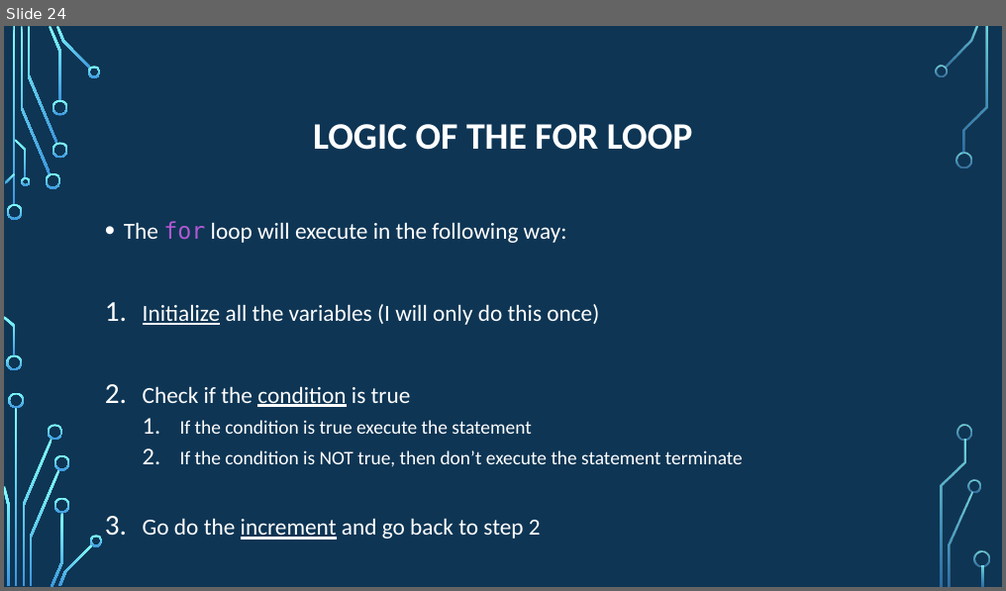
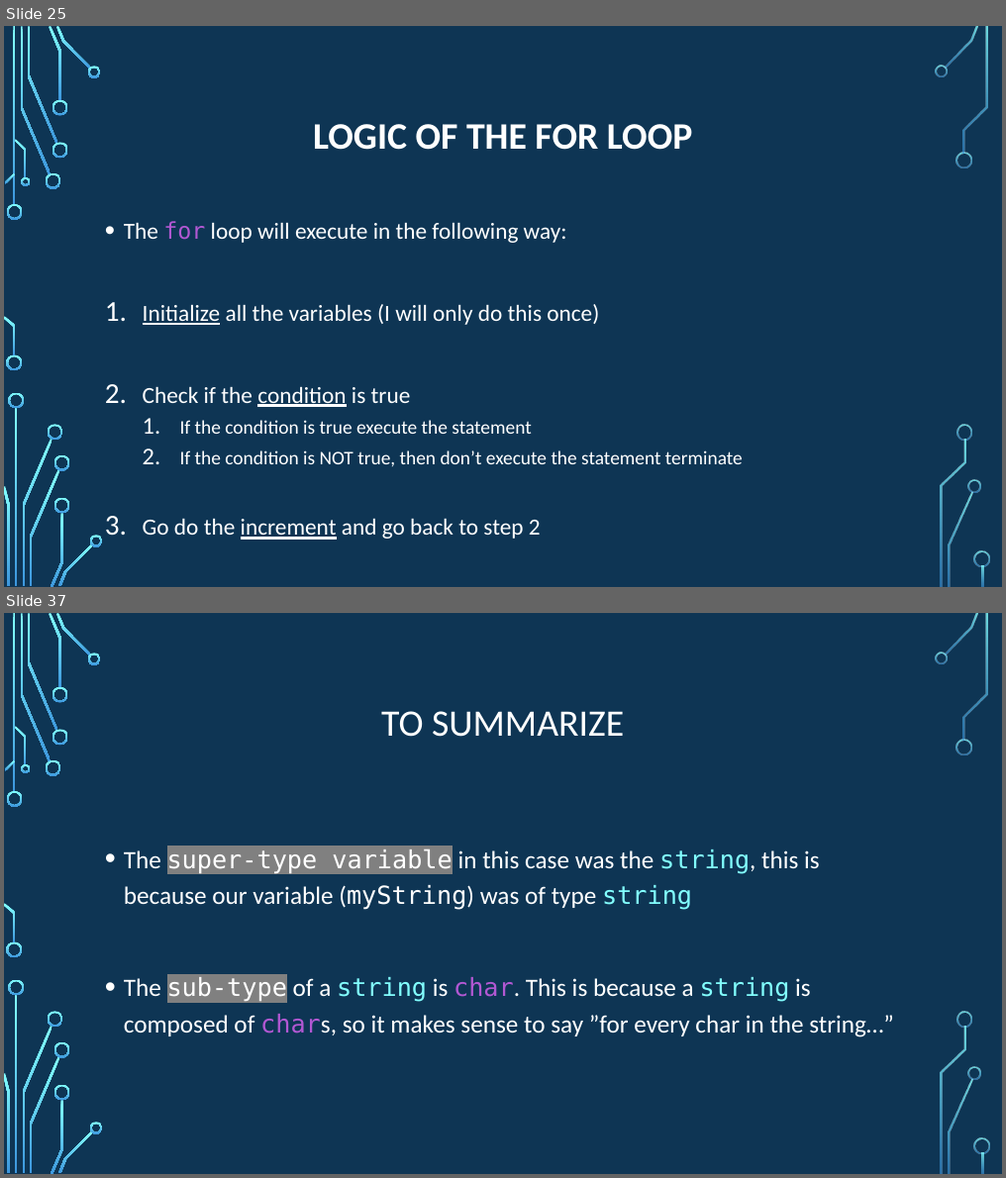
Before and after one commit to psypdt/ZIS_C-_Summer_Course_2019, a slide deck: Day_3/Day_3.pptx. Shown one above the other, each under a label of ours: slide 24 before the commit, slides 25 and 37 after it; the slides between them are not shown. The pictures are 1006x591 and 1006x1178 pixels, drawn with LibreOffice and Linux fonts; fonts in the diff are those of the drawing; background and template pictures are left out. Boxes give left, top, right and bottom in pixels: in the first picture for what was removed or moved away, otherwise in the second. Text is boxed around its words. In the diff, an @@ line names an element or a change of style, - is before the commit and + after.

```diff
--- a/Day_3/Day_3.pptx
+++ b/Day_3/Day_3.pptx
@@ slide 37 added at (x1=4, y1=613, x2=1002, y2=1174), background picture (left out); not listed: 36 template elements that a slide beside it also shows @@
@@ title added at (x1=381, y1=711, x2=624, y2=737), 36 pt, text #FFFFFF @@
+TO SUMMARIZE
@@ text added at (x1=124, y1=850, x2=894, y2=1038), 24 pt, text #FFFFFF @@
+• The super-type variable in this case was the string, this is because our variable (myString) was of type string
+• The sub-type of a string is char. This is because a string is composed of chars, so it makes sense to say ”for every char in the string…”
@@ what was slide 24 is now slide 25 @@
```
Also in this commit, not shown: 8 slides changed, 17 other slides added, 1 other file.
